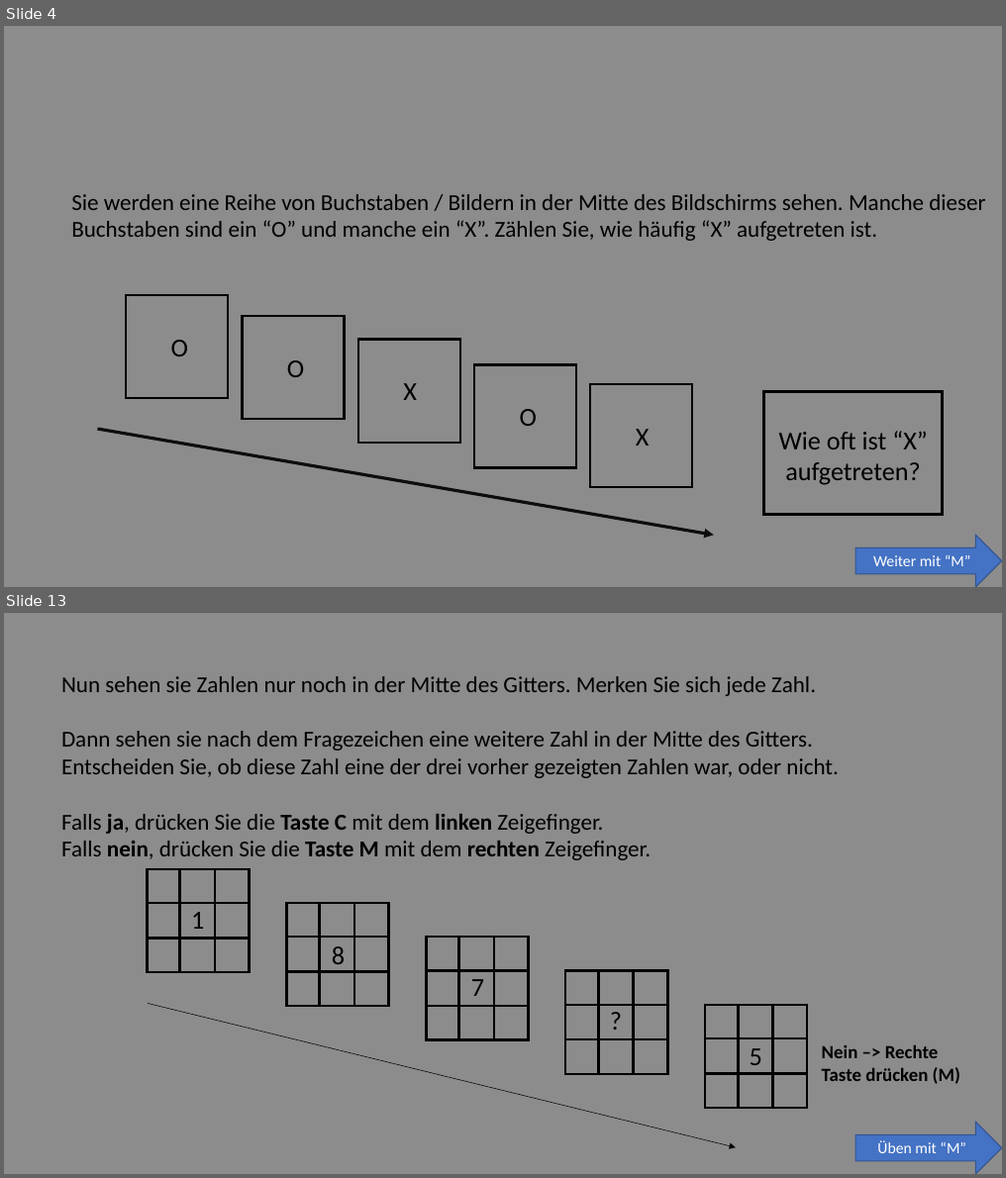
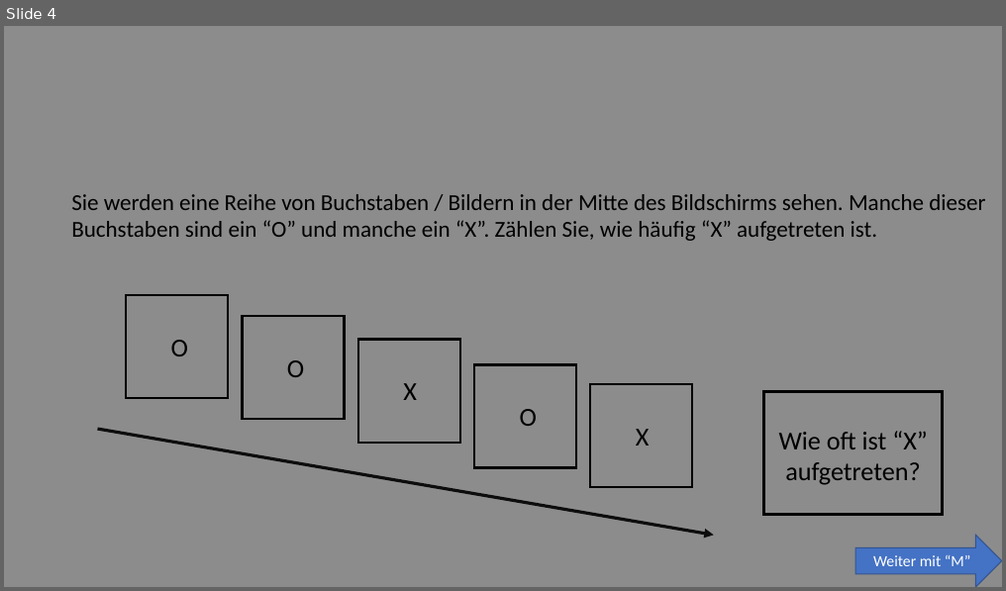
Before and after one commit to SLesche/oddball-task, a slide deck: instructions/instruction_slides.pptx. Shown one above the other, each under a label of ours: slides 4 and 13 before the commit, slide 4 after it; the slides between them are not shown. The pictures are 1006x1178 and 1006x591 pixels, drawn with LibreOffice and Linux fonts; fonts in the diff are those of the drawing. Boxes give left, top, right and bottom in pixels: in the first picture for what was removed or moved away, otherwise in the second. Text is boxed around its words. In the diff, an @@ line names an element or a change of style, - is before the commit and + after.

```diff
--- a/instructions/instruction_slides.pptx
+++ b/instructions/instruction_slides.pptx
@@ slide 13 removed at <box>4,613,1002,1174</box>, background #8C8C8C @@
@@ text removed at <box>61,676,839,861</box> @@
-Nun sehen sie Zahlen nur noch in der Mitte des Gitters. Merken Sie sich jede Zahl.
-Dann sehen sie nach dem Fragezeichen eine weitere Zahl in der Mitte des Gitters.
-Entscheiden Sie, ob diese Zahl eine der drei vorher gezeigten Zahlen war, oder nicht.
-Falls ja, drücken Sie die Taste C mit dem linken Zeigefinger.
-Falls nein, drücken Sie die Taste M mit dem rechten Zeigefinger.
@@ group removed at <box>147,869,249,972</box>: 4 lines, 1 rectangle @@
@@ group removed at <box>285,903,389,1007</box>: 4 lines, 1 rectangle @@
@@ arrow removed from (148, 1004) to (736, 1149) @@
@@ group removed at <box>426,937,528,1041</box>: 4 lines, 1 rectangle @@
@@ group removed at <box>191,912,762,1074</box>: 5 texts, 4 lines, 1 rectangle @@
-?
-1
-8
-7
-5
@@ text removed at <box>822,1046,960,1084</box> @@
-Nein –> Rechte Taste drücken (M)
@@ group removed at <box>704,1005,807,1109</box>: 4 lines, 1 rectangle @@
@@ right arrow removed at <box>856,1122,1002,1174</box> @@
-Üben mit “M”
```
Also in this commit, not shown: 17 other slides removed.
